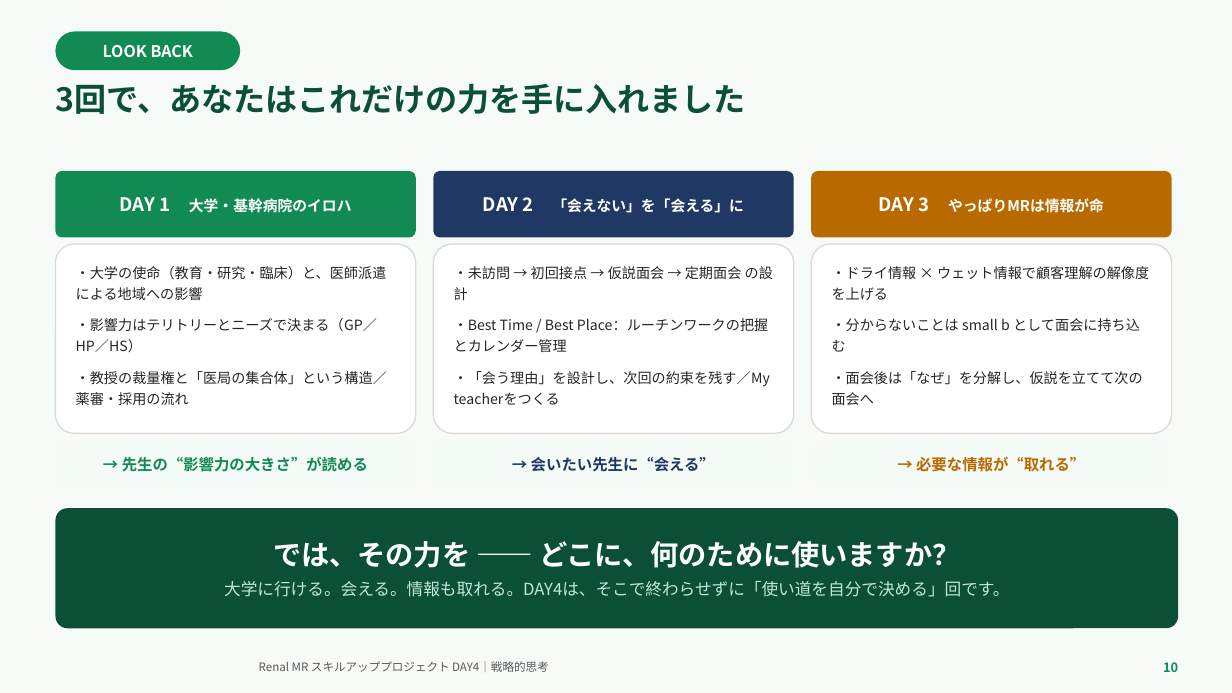
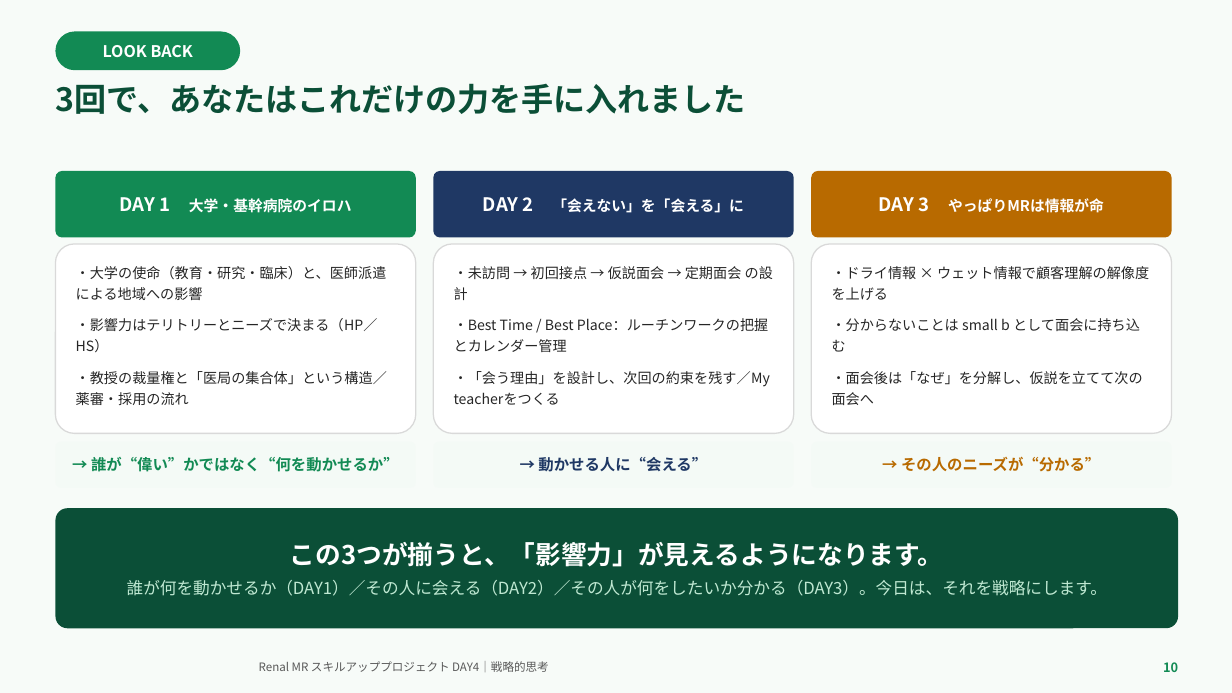
Before and after one commit to TAKUYA-1187/Claude, a slide deck: slide 10 of novartis_training/DAY4_ちょっと分かるだけで世界が変わる.pptx. Drawn at 1232x693 pixels with LibreOffice and Linux fonts; fonts in the diff are those of the drawing; background and template pictures are left out. Boxes give left, top, right and bottom in pixels: in the first picture for what was removed or moved away, otherwise in the second. Text is boxed around its words. In the diff, an @@ line names an element or a change of style, - is before the commit and + after.

```diff
--- a/novartis_training/DAY4_ちょっと分かるだけで世界が変わる.pptx
+++ b/novartis_training/DAY4_ちょっと分かるだけで世界が変わる.pptx
@@ text in rounded rectangle at (76,318,378,352): text changed @@
-・影響力はテリトリーとニーズで決まる（GP／HP／HS）
+・影響力はテリトリーとニーズで決まる（HP／HS）
@@ text at (91,457,399,472): text changed @@
-→ 先生の“影響力の大きさ”が読める
+→ 誰が“偉い”かではなく“何を動かせるか”
@@ text at (538,457,707,472): text changed @@
-→ 会いたい先生に“会える”
+→ 動かせる人に“会える”
@@ text at (901,456,1100,472): text changed @@
-→ 必要な情報が“取れる”
+→ その人のニーズが“分かる”
@@ text in rounded rectangle at (127,542,1107,596): text changed @@
-では、その力を —— どこに、何のために使いますか？
-大学に行ける。会える。情報も取れる。DAY4は、そこで終わらせずに「使い道を自分で決める」回です。
+この3つが揃うと、「影響力」が見えるようになります。
+誰が何を動かせるか（DAY1）／その人に会える（DAY2）／その人が何をしたいか分かる（DAY3）。今日は、それを戦略にします。
```
Also in this commit, not shown: 23 other slides changed, 2 slides added, 6 slides removed, 2 other files.
